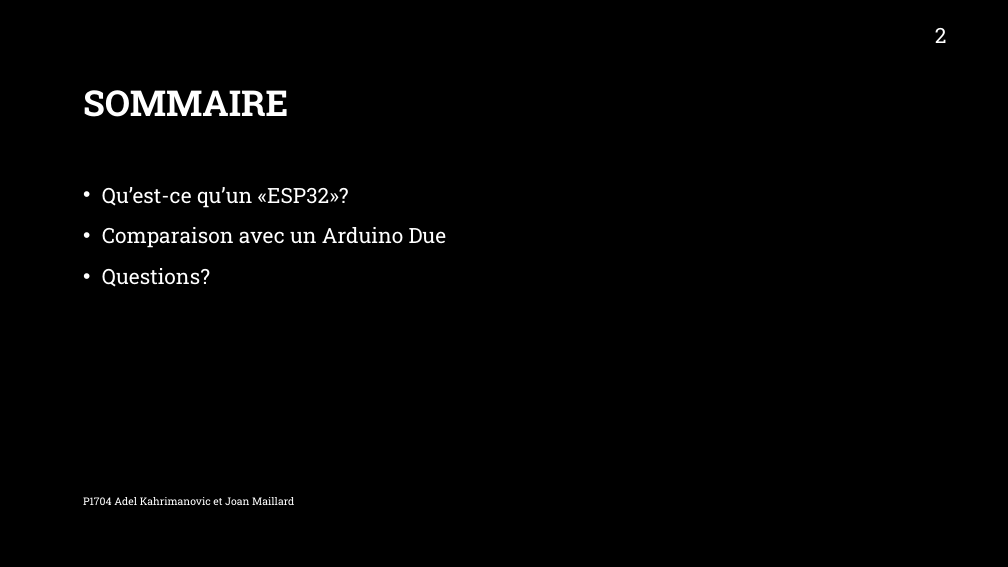
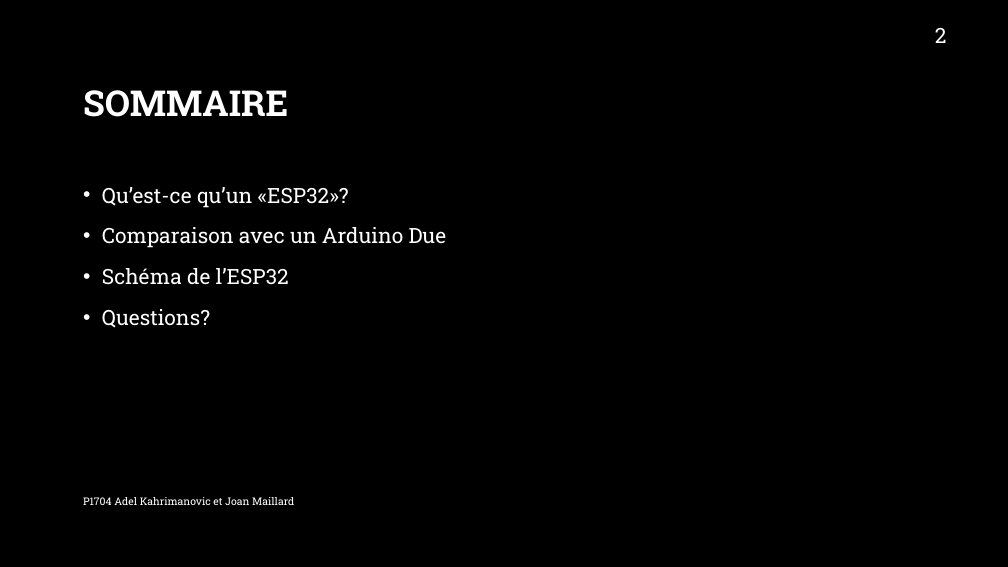
Before and after one commit to JoanMaillard/Manette, a slide deck: slide 2 of ESP32.pptx. Drawn at 1008x567 pixels with LibreOffice and Linux fonts; fonts in the diff are those of the drawing; background and template pictures are left out. Boxes give left, top, right and bottom in pixels: in the first picture for what was removed or moved away, otherwise in the second. Text is boxed around its words. In the diff, an @@ line names an element or a change of style, - is before the commit and + after.

Commit message:
ppt

```diff
--- a/ESP32.pptx
+++ b/ESP32.pptx
@@ text at bbox=[102, 268, 289, 285]: paragraph added @@
+• Schéma de l’ESP32
```
Also in this commit, not shown: 1 slide added.
